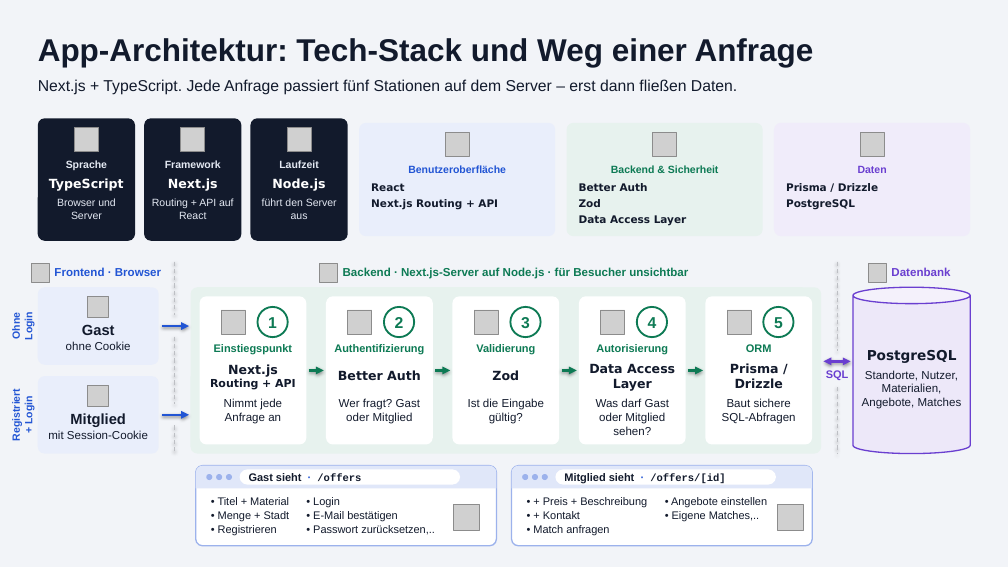
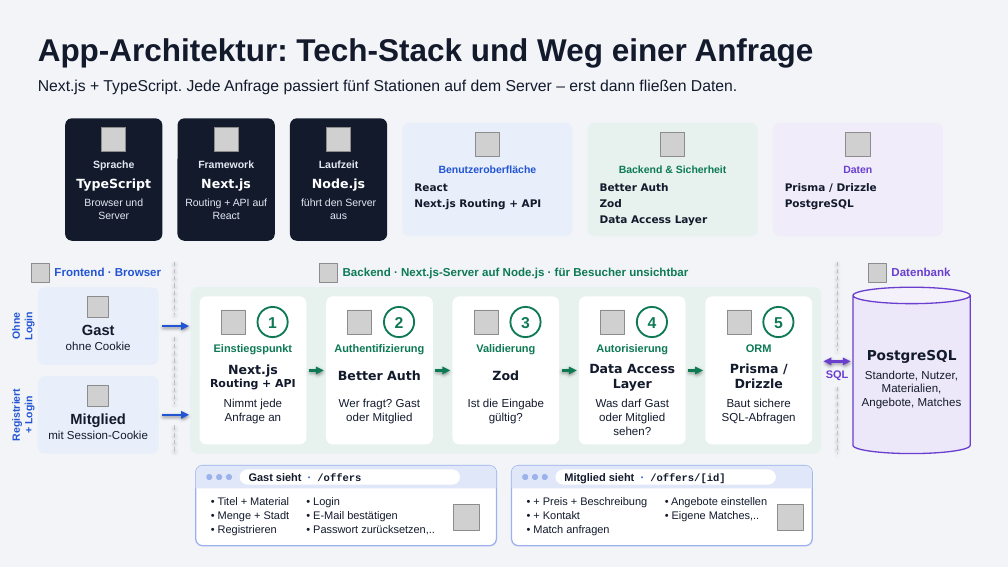
Before and after one commit to lu4k87/__project_applied_research, a slide deck: slide 1 of Praesentation/folien/App-Architektur.pptx. Drawn at 1008x567 pixels with LibreOffice and Linux fonts; fonts in the diff are those of the drawing; grey boxes stand for pictures; background and template pictures are left out. Boxes give left, top, right and bottom in pixels: in the first picture for what was removed or moved away, otherwise in the second. Text is boxed around its words. In the diff, an @@ line names an element or a change of style, - is before the commit and + after.

```diff
--- a/Praesentation/folien/App-Architektur.pptx
+++ b/Praesentation/folien/App-Architektur.pptx
@@ 3 texts, 1 picture, 1 rounded rectangle: place and size @@
-3 texts, 1 picture, 1 rounded rectangle at <box>38,118,135,240</box>
+3 texts, 1 picture, 1 rounded rectangle at <box>65,118,163,240</box>
@@ 3 texts, 1 picture, 1 rounded rectangle: place and size @@
-3 texts, 1 picture, 1 rounded rectangle at <box>144,118,242,240</box>
+3 texts, 1 picture, 1 rounded rectangle at <box>178,118,275,240</box>
@@ 3 texts, 1 picture, 1 rounded rectangle: place and size @@
-3 texts, 1 picture, 1 rounded rectangle at <box>250,118,348,240</box>
+3 texts, 1 picture, 1 rounded rectangle at <box>290,118,387,240</box>
@@ rounded rectangle: place and size @@
-rounded rectangle at <box>359,123,555,236</box>
+rounded rectangle at <box>402,123,572,236</box>
@@ picture: place and size @@
-picture at <box>445,132,470,157</box>
+picture at <box>476,132,500,157</box>
@@ rounded rectangle: place and size @@
-rounded rectangle at <box>566,123,762,236</box>
+rounded rectangle at <box>588,123,758,236</box>
@@ picture: place and size @@
-picture at <box>653,132,677,157</box>
+picture at <box>661,132,685,157</box>
@@ rounded rectangle: place and size @@
-rounded rectangle at <box>774,123,970,236</box>
+rounded rectangle at <box>773,123,943,236</box>
@@ picture: place and size @@
-picture at <box>861,132,885,157</box>
+picture at <box>846,132,870,157</box>
@@ text "Benutzeroberfläche": place and size @@
-text "Benutzeroberfläche" at <box>408,165,506,173</box>
+text "Benutzeroberfläche" at <box>439,165,537,173</box>
@@ text "Backend & Sicherheit": place and size @@
-text "Backend & Sicherheit" at <box>611,165,719,173</box>
+text "Backend & Sicherheit" at <box>619,165,727,173</box>
@@ text "Daten": place and size @@
-text "Daten" at <box>858,166,887,173</box>
+text "Daten" at <box>843,166,872,173</box>
@@ text "React": place and size @@
-text "React" at <box>371,183,498,210</box>
+text "React" at <box>414,183,542,209</box>
@@ text "Better Auth": place and size @@
-text "Better Auth" at <box>579,183,687,225</box>
+text "Better Auth" at <box>600,183,708,225</box>
```
Also in this commit, not shown: 4 other files.
